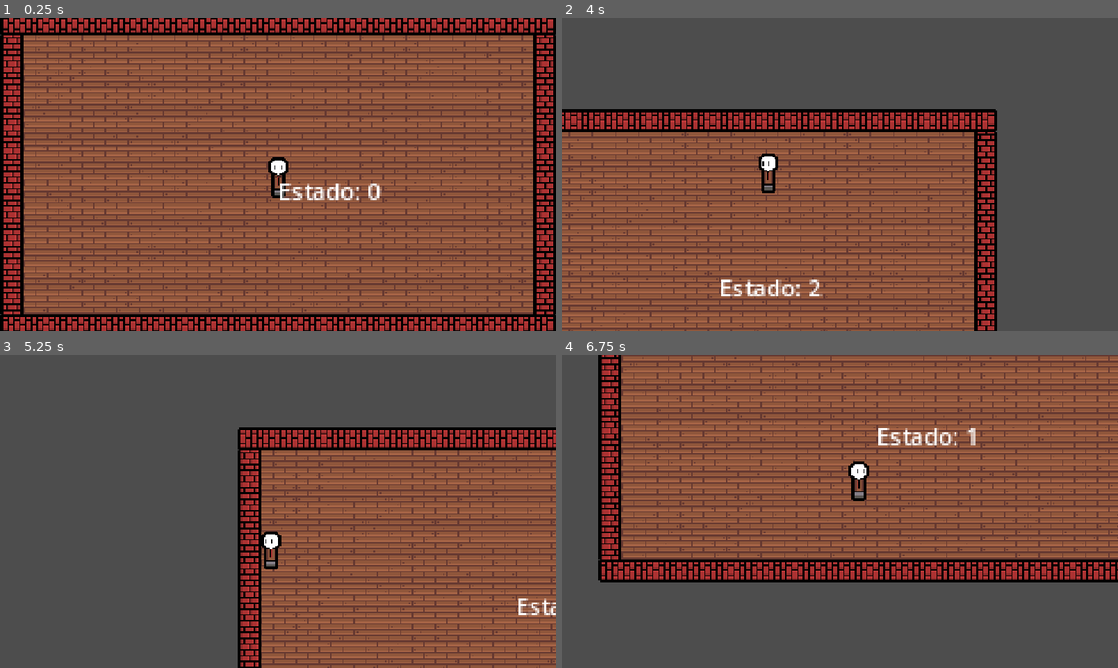
Above: before the commit, frames 1-4 (two rows, left to right).
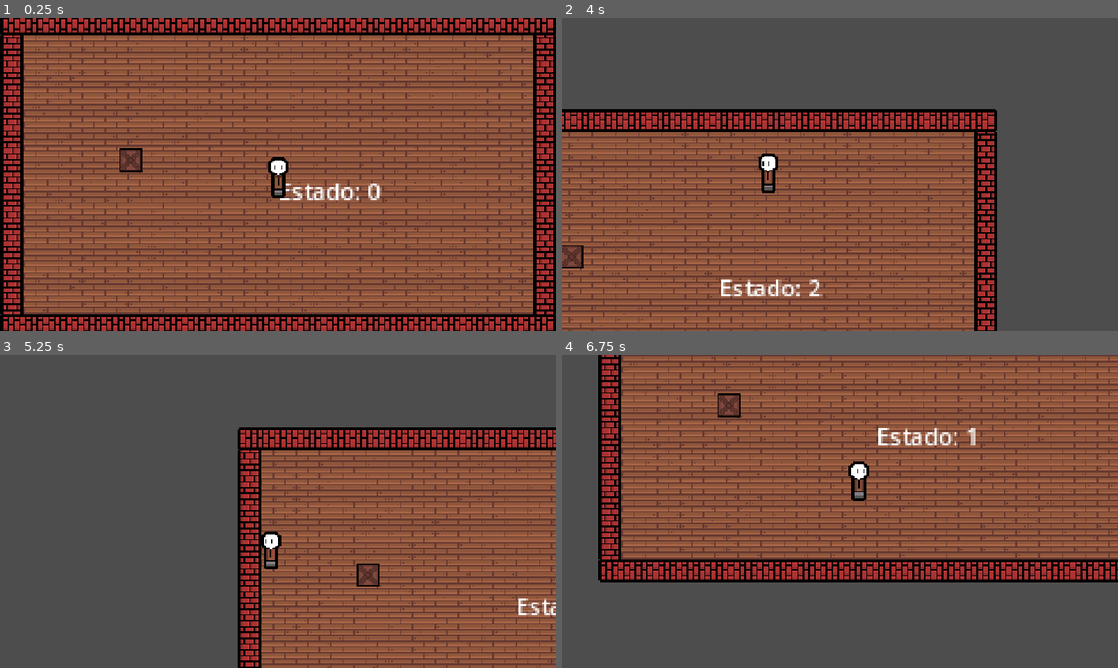
Above: after the commit, the same moments.

Repository: KingLizh/galactic-matrix
Game: Godot game, scene res://Escenes/test_level.tscn
Two runs of this game, one before a commit and one after it. Both use one fixed random seed, a clock stepped at 60 frames per second and the inputs below.
Inputs:
- Up to frame 1 (0.25 s): no input
- Up to frame 2 (4 s): hold D (move_right) 0.53-1.28 s; tap E (take_item, bound only after the commit) at 0.6, 1.55, 2.1, 2.85, 3.8 s; hold S (move_down) 1.28-2.03 s; tap Shift (RUN) at 1.35 s; hold D (move_right) 2.03-2.78 s; hold W (move_up) 2.78-3.53 s; hold A (move_left) from 3.53 s (still down); hold Shift (RUN) from 3.53 s (still down)
- Up to frame 3 (5.25 s): release Shift (RUN) at 4.28 s; tap E (take_item, bound only after the commit) at 4.35, 5.1 s; release A (move_left) at 5.03 s; hold S (move_down) from 5.03 s (still down)
- Up to frame 4 (6.75 s): release S (move_down) at 5.78 s; hold D (move_right) 5.78-6.53 s; tap Shift (RUN) at 5.85 s; tap E (take_item, bound only after the commit) at 6.05, 6.6 s; hold W (move_up) from 6.53 s (still down)

The runs differ from the first frame. In frame 1, 0.3% of the frame differs, in the area x 21-52%, y 41-58%; in frame 2, 0.2%; in frame 3, 0.2%; in frame 4, 0.3%.

Commit message:
Actualización: Nueva mecánica añadida

Diff:
--- /dev/null
+++ b/Escenes/item.tscn
@@ -0,0 +1,10 @@
+[gd_scene load_steps=2 format=3 uid="uid://dveeka440x6t1"]
+
+[ext_resource type="Texture2D" uid="uid://bo0ng2c2c8ect" path="res://Recursos/box.png" id="1_dt8f3"]
+
+[node name="Item" type="Node2D"]
+
+[node name="Sprite2D" type="Sprite2D" parent="."]
+texture = ExtResource("1_dt8f3")
+
+[node name="Area2D" type="Area2D" parent="."]
--- a/Escenes/player.tscn
+++ b/Escenes/player.tscn
@@ -162,3 +162,6 @@
 [node name="CollisionShape2D" type="CollisionShape2D" parent="."]
 position = Vector2(0, 3)
 shape = SubResource("CapsuleShape2D_q5fhr")
+
+[node name="HandPosition" type="Marker2D" parent="."]
+position = Vector2(0, -21)
--- a/Escenes/test_level.tscn
+++ b/Escenes/test_level.tscn
@@ -1,8 +1,9 @@
-[gd_scene load_steps=6 format=4 uid="uid://ddfpm3av11184"]
+[gd_scene load_steps=7 format=4 uid="uid://ddfpm3av11184"]
 
 [ext_resource type="PackedScene" uid="uid://m7s4el62i8na" path="res://Escenes/player.tscn" id="1_cxqe8"]
 [ext_resource type="Script" uid="uid://byjvl380vkbqm" path="res://Escenes/control.gd" id="2_twhjm"]
 [ext_resource type="Texture2D" uid="uid://h8ni6komjm4o" path="res://Recursos/new_tilesets.png" id="3_dew5n"]
+[ext_resource type="PackedScene" uid="uid://dveeka440x6t1" path="res://Escenes/item.tscn" id="4_rrpbr"]
 
 [sub_resource type="TileSetAtlasSource" id="TileSetAtlasSource_rrpbr"]
 texture = ExtResource("3_dew5n")
@@ -54,6 +55,7 @@
 [node name="TestLevel" type="Node"]
 
 [node name="Player" parent="." instance=ExtResource("1_cxqe8")]
+z_index = 1
 
 [node name="Camera2D" type="Camera2D" parent="Player"]
 zoom = Vector2(3, 3)
@@ -77,3 +79,6 @@
 z_index = -1
 tile_map_data = PackedByteArray("AAD0/wQAAAAAAAEAAAD0/wUAAAAAAAIAAAD0/wIAAAAAAAEAAAD0/wMAAAAAAAIAAAD0/wAAAAAAAAEAAAD0/w …(5296 unchanged characters)…
 tile_set = SubResource("TileSet_6cj8u")
+
+[node name="Item" parent="." instance=ExtResource("4_rrpbr")]
+position = Vector2(-102, -10)
--- a/player.gd
+++ b/player.gd
@@ -1,13 +1,40 @@
 extends CharacterBody2D
+
+#region Declaración de Variables
 # Variables de movimiento --------------------------------------------------------------------------
 const speed = 200
 var direction : Vector2 # Vector 2 significa 2D, conjunto de coordenadas "(x,y)"
+
 # Maquina de Estados -------------------------------------------------------------------------------
 enum Estados {IDLE, WALK, RUN}
 var estado_actual: Estados
+
 # Variables de animación ---------------------------------------------------------------------------
 @onready var player_animation: AnimatedSprite2D = $AnimatedSprite2D
 var direccion_horizontal: Vector2
+
+# Variable para poder tomar items ------------------------------------------------------------------
+@onready var item: Node2D = $"../Item"
+@onready var test_level: Node = $".."
+var item_en_mano : Node = null # Null significa que no se tiene nada en la mano
+var distancia_umbral = 25.0
+
+# Variables para la dirección a la que mira el jugador ---------------------------------------------
+var direccion_mira: Vector2 = Vector2.RIGHT
+#endregion
+
+func _process(delta: float) -> void:
+	var input_dir = Vector2.ZERO
+
+	input_dir.x = Input.get_action_strength("move_right") - Input.get_action_strength("move_left")
+	if input_dir != Vector2.ZERO:
+		direccion_mira = input_dir.normalized()
+
+	var distancia = global_position.distance_to(item.global_position)
+	if distancia < distancia_umbral and Input.is_action_just_pressed("take_item") and item_en_mano == null:
+		tomar_item(item)
+	elif distancia < distancia_umbral and Input.is_action_just_pressed("take_item") and item_en_mano == item:
+		soltar_item(item)
 
 func _physics_process(delta: float) -> void:
 
@@ -62,3 +89,18 @@
 
 func cambiar_estado(nuevo_estado : Estados):
 	estado_actual = nuevo_estado
+
+func tomar_item(item: Node2D):
+	item_en_mano = item
+	item.get_parent().remove_child(item) # Hace que el item deje de estar en el "suelo" y se una a ti
+	$HandPosition.add_child(item)
+	item.position = Vector2.ZERO
+
+func soltar_item(item: Node2D):
+	if item_en_mano:
+		var distancia_objeto = direccion_mira * 16 # Distancia de objeto delante del jugador
+		item.get_parent().remove_child(item)
+		test_level.add_child(item)
+		item_en_mano.global_position = global_position + distancia_objeto
+		# Aquí el item vuelve a estar tirado
+		item_en_mano = null
--- a/project.godot
+++ b/project.godot
@@ -46,6 +46,11 @@
 "events": [Object(InputEventKey,"resource_local_to_scene":false,"resource_name":"","device":-1,"window_id":0,"alt_press …(192 unchanged characters)…
 ]
 }
+take_item={
+"deadzone": 0.2,
+"events": [Object(InputEventKey,"resource_local_to_scene":false,"resource_name":"","device":-1,"window_id":0,"alt_pressed":false,"shift_pressed":false,"ctrl_pressed":false,"meta_pressed":false,"pressed":false,"keycode":0,"physical_keycode":69,"key_label":0,"unicode":101,"location":0,"echo":false,"script":null)
+]
+}
 
 [rendering]
 
Binary file added: Recursos/box.png
Not shown, added: Recursos/box.png.import
